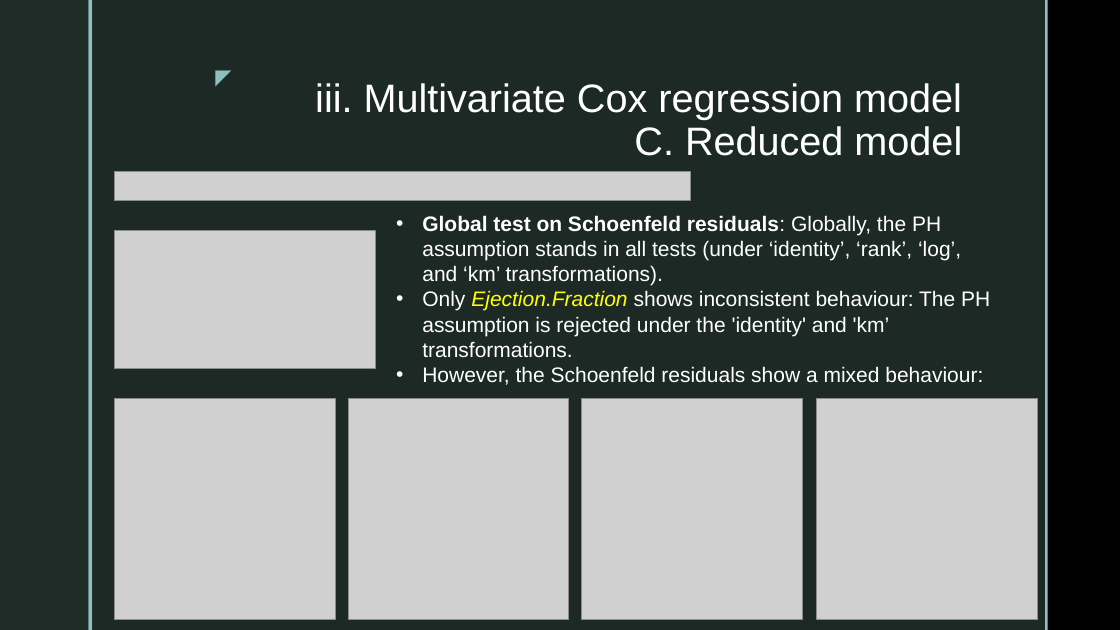
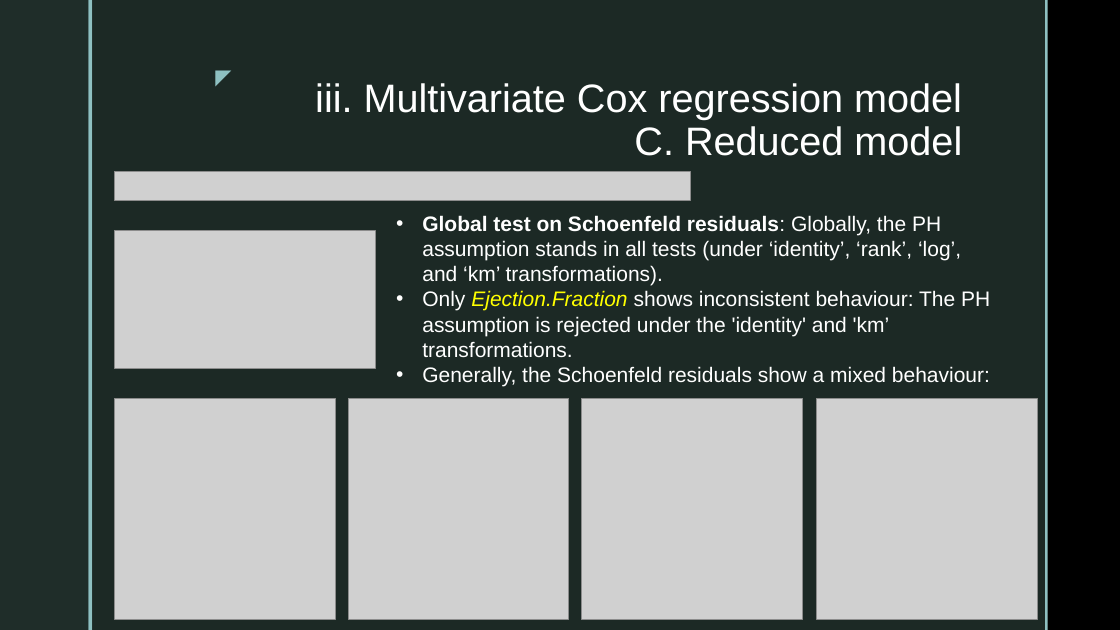
Before and after one commit to SebastianVeuskens/DSA-Project, a slide deck: slide 14 of presentation.pptx (slide 12 before the commit). Drawn at 1120x630 pixels with LibreOffice and Linux fonts; fonts in the diff are those of the drawing; grey boxes stand for pictures; background and template pictures are left out. Boxes give left, top, right and bottom in pixels: in the first picture for what was removed or moved away, otherwise in the second. Text is boxed around its words. In the diff, an @@ line names an element or a change of style, - is before the commit and + after.

```diff
--- a/presentation.pptx
+++ b/presentation.pptx
@@ text at (x1=422, y1=366, x2=990, y2=387): text changed @@
-• However, the Schoenfeld residuals show a mixed behaviour:
+• Generally, the Schoenfeld residuals show a mixed behaviour:
```
Also in this commit, not shown: 6 other slides changed, 4 slides added, 11 other files.
